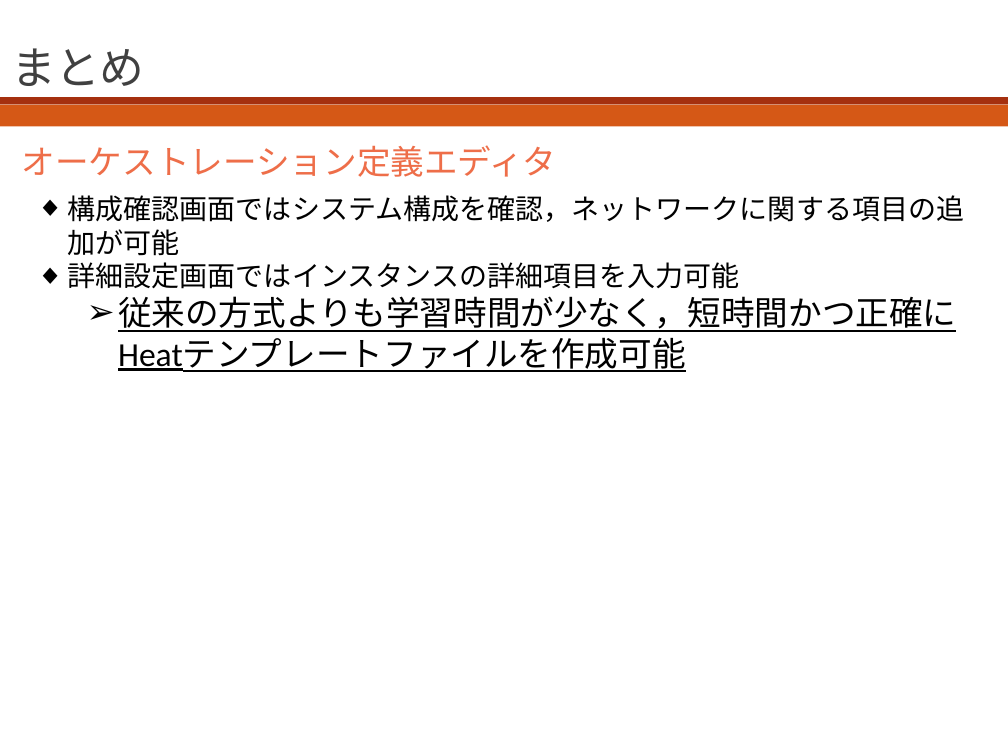
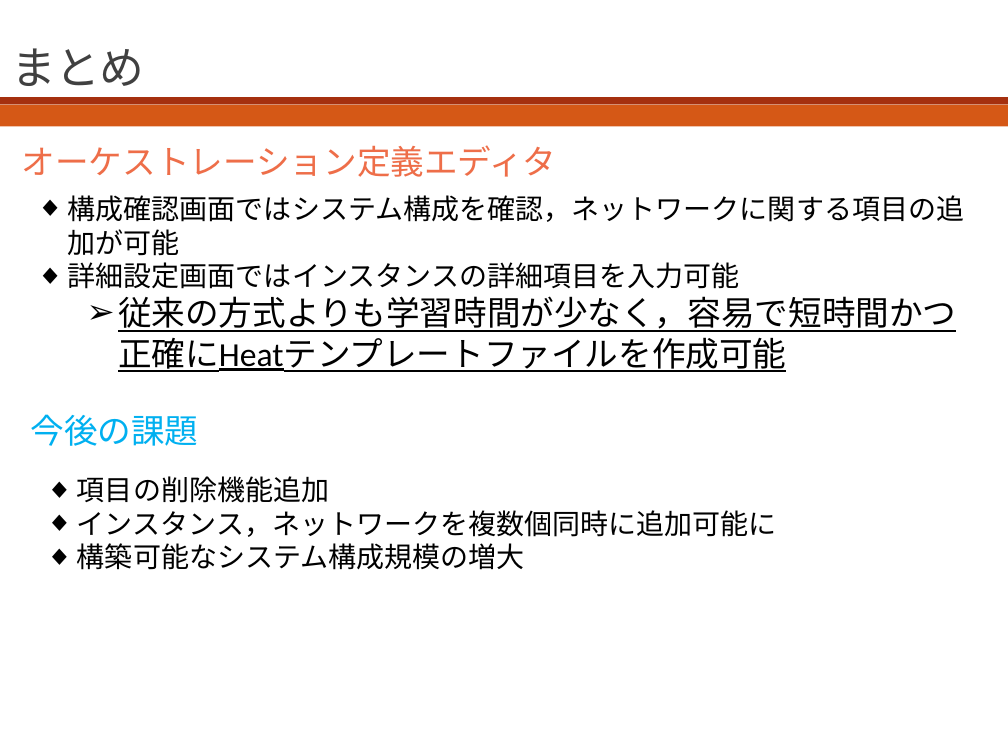
Before and after one commit to bokuhide/GUIToolCreate, a slide deck: slide 13 of 卒業論文本体/発表用スライド.pptx. Drawn at 1008x756 pixels with LibreOffice and Linux fonts; fonts in the diff are those of the drawing. Boxes give left, top, right and bottom in pixels: in the first picture for what was removed or moved away, otherwise in the second. Text is boxed around its words. In the diff, an @@ line names an element or a change of style, - is before the commit and + after.

```diff
--- a/卒業論文本体/発表用スライド.pptx
+++ b/卒業論文本体/発表用スライド.pptx
@@ text at (118, 296, 956, 372): text changed @@
-  ➢ 従来の方式よりも学習時間が少なく，短時間かつ正確にHeatテンプレートファイルを作成可能
+  ➢ 従来の方式よりも学習時間が少なく，容易で短時間かつ正確にHeatテンプレートファイルを作成可能
@@ text added at (31, 414, 199, 446), 24 pt, text #00B0F0 @@
+今後の課題
@@ text added at (77, 476, 777, 570), 20 pt, text #000000 @@
+◆ 項目の削除機能追加
+◆ インスタンス，ネットワークを複数個同時に追加可能に
+◆ 構築可能なシステム構成規模の増大
```
Also in this commit, not shown: 9 other slides changed, 1 slide added, 17 other files.
